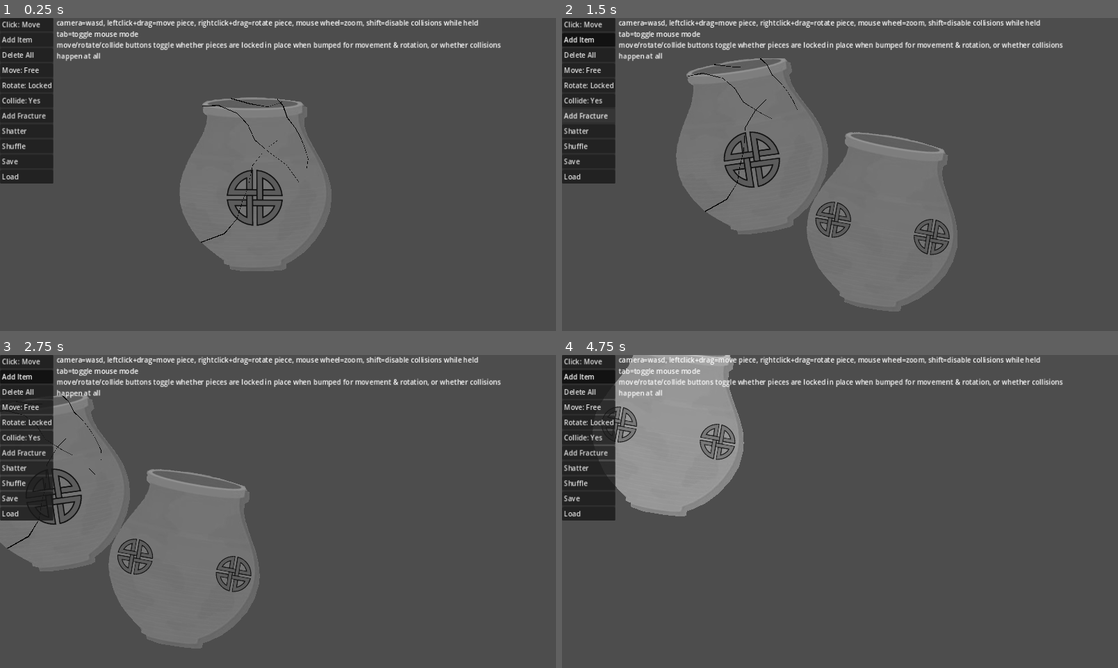
Above: before the commit, frames 1-4 (two rows, left to right).
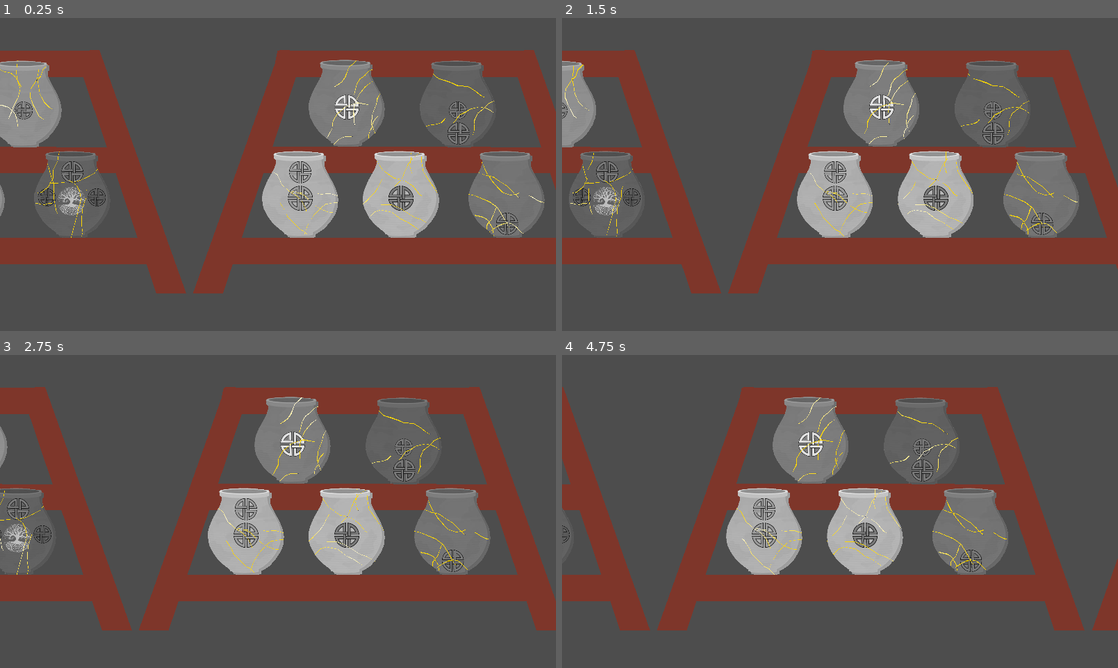
Above: after the commit, the same moments.

Repository: feyrkh/Exploratory
Game: Godot game, scene res://menu/TitleScreen.tscn
The game is run twice, just before and just after one commit, with the same random seed, the same clock (stepped at 60 frames per second) and the same inputs. Before the commit the project starts from res://pottery/CleaningTable.tscn.
Inputs (mouse positions are in pixels of both pictures, inside the frame that each line leads up to):
- Up to frame 1 (0.25 s): no input
- Up to frame 2 (1.5 s): click (589, 39) at 0.5 s, where only the run before the commit has a clickable "Add Item"; click (589, 115) at 1.25 s, where only the run before the commit has a clickable "Add Fracture"
- Up to frame 3 (2.75 s): move the mouse to (400, 495) at 2.02 s; hold D (right) from 2.03 s (still down); hold Middle mouse button (break_item) from 2.03 s (still down); click (400, 495) at 2.17 s
- Up to frame 4 (4.75 s): release D (right) at 2.75 s; release Middle mouse button (break_item) at 2.75 s; drag from (728, 527) to (962, 495) at 2.77 s; move the mouse to (895, 442) at 3.52 s; hold D (right) 3.53-4.25 s; hold Middle mouse button (break_item) 3.53-4.25 s; click (895, 442) at 3.67 s; drag from (812, 574) to (673, 464) at 4.27 s

The runs differ from the first frame. In frame 1, 46% of the frame differs, in the area x 0-100%, y 0-88%; in frame 2, 53%, in the area x 0-100%, y 0-94%; in frame 3, 50%; in frame 4, 48%.

Commit message:
Working on title screen & performance

Diff:
--- a/menu/TitleScreen.gd
+++ b/menu/TitleScreen.gd
@@ -1,27 +1,22 @@
 extends Node2D
 
-var SCROLL_SPEED = 25
 var tables = []
 
 # Called when the node enters the scene tree for the first time.
 func _ready():
 	var offset = randi_range(0, 1000)
-	for i in range(4):
+	for i in range(5):
 		var new_table = load("res://menu/main/DemoTable.tscn").instantiate()
 		new_table.should_load_slowly = false
 		add_child(new_table)
 		new_table.position = Vector2(i * 1000 - offset, 0)
 		tables.append(new_table)
 
+
 # Called every frame. 'delta' is the elapsed time since the previous frame.
 func _process(delta):
-	var dist = delta * SCROLL_SPEED
-	for table in tables:
-		table.position.x -= dist
 	if tables[0].position.x < -1000:
-		var new_table = load("res://menu/main/DemoTable.tscn").instantiate()
-		add_child(new_table)
-		new_table.position = Vector2(new_table.position.x + ((tables.size()-1) * 1000), 0)
-		tables.append(new_table)
-		tables[0].queue_free()
-		tables.pop_front()
+		tables[0].position = Vector2(tables[0].position.x + ((tables.size()) * 1000), 0)
+		#tables.append(new_table)
+		#tables[0].queue_free()
+		tables.append(tables.pop_front())
--- a/menu/main/DemoTable.gd
+++ b/menu/main/DemoTable.gd
@@ -1,31 +1,50 @@
 extends Node2D
-
+const SCROLL_SPEED := 50
 var primes = [79, 83, 89, 97]
 var should_load_slowly = true
 
 func _ready():
+	var noise:FastNoiseLite = null
+	if randf() < 0.3:
+		noise = FastNoiseLite.new()
+		noise.noise_type = FastNoiseLite.TYPE_PERLIN
+		noise.frequency = 0.1
+		noise.fractal_lacunarity = 2
+		noise.fractal_gain = 0.5
+		noise.fractal_octaves = 8
+		noise.fractal_type = FastNoiseLite.FRACTAL_FBM
+		noise.seed = randf()
 	var tree_to_use
 	var num_items = randi_range(2, 5)
 	num_items=5
 	var start_slot = randi_range(0, 4)
 	var prime = primes.pick_random()
 	for i in range(num_items):
-		var item := await ItemBuilder.build_random_item(null, should_load_slowly)
+		var item := await ItemBuilder.build_random_item(null, should_load_slowly, noise, randf_range(0.1, 1.0))
 		item.is_display = true
 		item.scale = (Vector2(0.5, 0.5))
 		var slot = find_child("Slot"+str(start_slot))
 		slot.add_child(item)
 		item.position = Vector2(-(item.bounding_box.size.x/2) * item.scale.x, -(item.bounding_box.size.y) * item.scale.y)
 		start_slot = (start_slot + prime) % 5
-		await(get_tree().process_frame)
-		for j in range(randi_range(3, 12)):
+		if should_load_slowly:
+			await(get_tree().process_frame)
+		for j in range(randi_range(2, 7)):
 			item.random_scar()
-		item.try_shatter(randf_range(0.5, 1.5), true)
-	for i in range(10):
-		await(get_tree().process_frame)
+		if should_load_slowly:
+			await(get_tree().process_frame)
+		item.try_shatter(randf_range(0.5, 1.5), should_load_slowly)
+		if should_load_slowly:
+			for j in range(5):
+				await(get_tree().process_frame)
 	for i in range(5):
 		var slot = find_child("Slot"+str(i))
 		for item in slot.get_children():
-			if item is ArcheologyItem:
+			if is_instance_valid(item) and item is ArcheologyItem:
 				item.build_glue_polygons(item.global_position, 99999999)
-				await(get_tree().process_frame)
+				if should_load_slowly:
+					await(get_tree().process_frame)
+
+func _process(delta):
+	var dist = delta * SCROLL_SPEED
+	position.x -= dist
--- a/pottery/ArcheologyItem.gd
+++ b/pottery/ArcheologyItem.gd
@@ -224,11 +224,12 @@
 		collision_mask &= ~1 # prevent this piece from colliding with elements on layer 1
 		#modulate.a = 0.8
 
-func clone(new_polygon:Array):
+func clone(new_polygon:Array, should_clone_slow=false):
 	## TODO: Make this handle cloning glued items
-	var new_scene = load(scene_file_path).instantiate()
+	var new_scene = preload("res://pottery/ArcheologyItem.tscn").instantiate()
 	new_scene.find_child("Polygon2D").texture = visual_polygons[0].texture
 	new_scene.original_area = original_area
+	new_scene.is_display = is_display
 	get_parent().add_child(new_scene)
 	new_scene.global_position = global_position
 	new_scene.global_rotation = global_rotation
@@ -238,15 +239,18 @@
 	new_scene.lock_rotation = lock_rotation
 	new_scene.scale = scale
 	new_scene.shatter_size = shatter_size
-	for scar in scars.get_children():
-		var new_scar = scar.clone()
-		new_scene.scars.add_child(new_scar)
+	if should_clone_slow:
+		await get_tree().process_frame
+	#for scar in scars.get_children():
+	#	var new_scar = scar.clone()
+	#	new_scene.scars.add_child(new_scar)
+	if should_clone_slow:
+		await get_tree().process_frame
 	for edge in shard_edges.get_children():
 		var new_edge = edge.clone()
 		new_scene.shard_edges.add_child(new_edge)
 	new_scene.shattering_in_progress = shattering_in_progress
 	new_scene.find_child("Polygon2D").save_data = polygon.save_data
-	new_scene.is_display = is_display
 
 	return new_scene
 
@@ -437,8 +441,56 @@
 		#working_polygons = new_polygons
 	#for poly in working_polygons:
 
-
-func try_shatter(shatter_width:float = Global.shatter_width, should_shatter_slow:bool=false):
+func try_shatter(shatter_width:float = Global.shatter_width, should_shatter_slow:bool=true):
+	shattering_in_progress = false
+	shatter_size = shatter_width
+	var scar_lines:Array = scars.get_children().map(
+		func(scar):
+			add_unconditional_underlay(scar.get_child(0).points)
+			scar.queue_free()
+			return scar.get_child(0).points
+	)
+	var scar_polys:Array = scar_lines.map(func(scar_line): return MyGeom.inflate_polyline(scar_line, shatter_size))
+	var collision_polygon_list:Array = collision_polygons.map(func(node): return node.polygon)
+	var new_collision_polygons = []
+	#var new_polygons_created = true
+
+#	while new_polygons_created:
+#		new_polygons_created = false
+	var useful_scars
+	for scar_poly in scar_polys:
+		if should_shatter_slow and randf() < 0.1:
+			await get_tree().process_frame
+		for collision_polygon in collision_polygon_list:
+			# intersect our break path with our existing polygon
+			var clipped_polygons = Geometry2D.clip_polygons(collision_polygon, scar_poly)
+			if clipped_polygons.size() != 1:
+				new_collision_polygons.append_array(clipped_polygons)
+			elif clipped_polygons.size() == 1 :
+				new_collision_polygons.append(clipped_polygons[0])
+		collision_polygon_list = new_collision_polygons
+		new_collision_polygons = []
+
+
+	for i in range(0, collision_polygon_list.size()):
+		if should_shatter_slow:
+			await get_tree().process_frame
+		var new_item = await clone(collision_polygon_list[i], should_shatter_slow)
+		new_item.refresh_polygon()
+	queue_free()
+
+func vector_arrays_equal(arr1:PackedVector2Array, arr2:PackedVector2Array) -> bool:
+	if arr1.size() != arr2.size():
+		return false
+	var hash1 = 0
+	var hash2 = 0
+	for a in arr1:
+		hash1 += a.length_squared()
+	for b in arr2:
+		hash2 += b.length_squared()
+	return abs(hash1 - hash2) < 0.01
+
+func try_shatter_old(shatter_width:float = Global.shatter_width, should_shatter_slow:bool=false):
 	shattering_in_progress = false
 	shatter_size = shatter_width
 	# look at each scar in turn
@@ -510,7 +562,7 @@
 	for i in range(1, clipped_polygons.size()):
 		if should_shatter_slow and randf() < 0.5:
 			await get_tree().process_frame
-		var new_item = clone(clipped_polygons[i])
+		var new_item = await clone(clipped_polygons[i])
 		new_item.refresh_polygon()
 		#new_item.apply_central_impulse(Vector2.ONE.rotated(deg_to_rad(randf_range(0, 360))) * 260)
 	# replace our current collision polygon with the first polygon we found
@@ -522,9 +574,9 @@
 	#var start_pos = collision.polygon[start_pos_idx] + randf_range(0, 1) * (collision.polygon[(start_pos_idx+1)%collision.polygon.size()] - collision.polygon[start_pos_idx])
 	var start_pos = get_random_edge_point()
 	var end_pos = center
-	var len = start_pos.distance_to(end_pos)
+	var len = start_pos.distance_to(end_pos) * 2
 	#scar.generate_scar(collision.polygon, start_pos, randf_range(len/2, len*2), start_angle, 0, 1.0, 1.0)
-	specific_scar(start_pos, end_pos + Vector2.ONE.rotated(deg_to_rad(randf_range(0, 360))) * randf_range(len/2, len), PI/6, 0.1, 0.2)
+	specific_scar(start_pos, end_pos + Vector2.ONE.rotated(deg_to_rad(randf_range(0, 360))) * randf_range(len/6, len/5), PI/6, 0.1, 0.2)
 
 func specific_scar(start_pos:Vector2, end_pos:Vector2, max_deviation:float=0, min_segment_len:float=1.0, max_segment_len:float=1.0):
 	var start_angle = start_pos.angle_to_point(end_pos)
@@ -609,6 +661,17 @@
 		edge.add_child(line)
 		shard_edges.add_child(edge)
 
+func add_unconditional_underlay(break_path):
+	var edge = load("res://pottery/ItemShardEdge.tscn").instantiate()
+	var line = load("res://pottery/ItemShardEdgeLine.tscn").instantiate()
+	if break_path.size() == 2:
+		#print("Zero width path found")
+		var new_pt = break_path[0] - (break_path[0] - break_path[1])/2
+		break_path.insert(1, new_pt)
+	line.points = break_path
+	edge.add_child(line)
+	shard_edges.add_child(edge)
+
 func glue(other:ArcheologyItem):
 	for child in other.get_children():
 		if child is ItemPolygon2D or child is CollisionPolygon2D:
--- a/pottery/ArcheologyItem.tscn
+++ b/pottery/ArcheologyItem.tscn
@@ -57,10 +57,5 @@
 offset_bottom = -38.0
 text = "structure 100%"
 
-[node name="Timer" type="Timer" parent="."]
-wait_time = 2.0
-autostart = true
-
 [connection signal="mouse_shape_entered" from="." to="." method="_on_mouse_shape_entered"]
 [connection signal="mouse_shape_exited" from="." to="." method="_on_mouse_shape_exited"]
-[connection signal="timeout" from="Timer" to="." method="_on_timer_timeout"]
--- a/pottery/PaintPoly.gd
+++ b/pottery/PaintPoly.gd
@@ -10,8 +10,8 @@
 	viewport.add_child(_pen)
 	_pen.draw.connect(_on_draw)
 
-func _process(_delta):
-	_pen.queue_redraw()
+#func _process(_delta):
+#	_pen.queue_redraw()
 
 func resize(new_top_left:Vector2, new_bot_right:Vector2):
 	polygon = [new_top_left, Vector2(new_bot_right.x, new_top_left.y), new_bot_right, Vector2(new_top_left.x, new_bot_right.y)]
--- a/project.godot
+++ b/project.godot
@@ -11,7 +11,7 @@
 [application]
 
 config/name="Exploratory"
-run/main_scene="res://pottery/CleaningTable.tscn"
+run/main_scene="res://menu/TitleScreen.tscn"
 config/features=PackedStringArray("4.2", "Mobile")
 run/max_fps=30
 config/icon="res://icon.svg"
@@ -26,6 +26,7 @@
 window/size/viewport_width=1280
 window/size/viewport_height=720
 window/stretch/mode="canvas_items"
+window/vsync/vsync_mode=3
 
 [input]
 
@@ -105,6 +106,10 @@
 2d_physics/layer_1="PieceCollision"
 2d_physics/layer_2="PieceOverlap"
 
+[physics]
+
+2d/run_on_separate_thread=true
+
 [rendering]
 
 renderer/rendering_method="mobile"
--- a/test/BlendImages.tscn
+++ b/test/BlendImages.tscn
@@ -1,23 +1,17 @@
-[gd_scene load_steps=5 format=3 uid="uid://csal0lcemnv87"]
+[gd_scene load_steps=2 format=3 uid="uid://csal0lcemnv87"]
 
-[ext_resource type="Texture2D" uid="uid://dn1rg4484mtx2" path="res://art/item/pot_gray.png" id="1_faho3"]
-[ext_resource type="Texture2D" uid="uid://tdw6t04erduj" path="res://art/item/shield_knot1.png" id="2_jixcg"]
-[ext_resource type="Texture2D" uid="uid://cvcfalytffp74" path="res://art/item/knot_band1.png" id="3_hk18c"]
 [ext_resource type="Script" path="res://test/ConstructiveTexture.gd" id="4_a156m"]
 
 [node name="BlendImages" type="Node2D"]
 
 [node name="PotGray" type="Sprite2D" parent="."]
 position = Vector2(903, 305.5)
-texture = ExtResource("1_faho3")
 
 [node name="ShieldKnot1" type="Sprite2D" parent="."]
 position = Vector2(901, 403.5)
-texture = ExtResource("2_jixcg")
 
 [node name="KnotBand1" type="Sprite2D" parent="."]
 position = Vector2(896, 230.5)
-texture = ExtResource("3_hk18c")
 
 [node name="ConstructiveTexture" type="Polygon2D" parent="."]
 color = Color(1, 1, 1, 0)
--- a/util/ImageMerger.gd
+++ b/util/ImageMerger.gd
@@ -14,13 +14,13 @@
 			await modulate_image(base_img, merge_info.modulate, null, 0, tree)
 		else:
 			var overlay_img = merge_info.img
-			await modulate_image(overlay_img, merge_info.modulate, noise, noise_cutoff, tree)
+			await modulate_image(overlay_img, merge_info.modulate, noise, noise_cutoff, tree, merge_info.position)
 			base_img.blend_rect(overlay_img, overlay_img.get_used_rect(), merge_info.position)
 		if tree:
 			await(tree.process_frame)
 	return ImageTexture.create_from_image(base_img)
 
-static func modulate_image(img:Image, color:Color, noise:FastNoiseLite, noise_cutoff:float, tree:SceneTree=null):
+static func modulate_image(img:Image, color:Color, noise:FastNoiseLite, noise_cutoff:float, tree:SceneTree=null, noise_offset:Vector2=Vector2.ZERO):
 	for y in img.get_height():
 		if tree and randf() < 0.3:
 			await(tree.process_frame)
@@ -28,7 +28,7 @@
 			var c:Color = img.get_pixel(x, y)
 			if c.a > 0:
 				if noise != null:
-					var n = (0.5 + noise.get_noise_2d(x/5.0, y/5.0))
+					var n = (0.5 + noise.get_noise_2d((noise_offset.x+x)/5.0, (noise_offset.y+y)/5.0))
 					if n < noise_cutoff:
 						c.a = c.a * n
 				img.set_pixel(x, y, c * color)
--- a/util/ItemBuilder.gd
+++ b/util/ItemBuilder.gd
@@ -128,7 +128,7 @@
 	return await ImageMerger.merge_images(image_details)
 
 
-func build_random_item(base_item_name=null, should_load_slowly=false) -> ArcheologyItem:
+func build_random_item(base_item_name=null, should_load_slowly=false, noise:FastNoiseLite=null, noise_cutoff:float=1.0) -> ArcheologyItem:
 	if base_item_name == null:
 		base_item_name = base_item_names.pick_random()
 	print("Building random item with ", base_item_name)
@@ -255,7 +255,7 @@
 		save_data_item.size = shadow_details.img.get_size()
 		save_data.append(save_data_item)
 
-	var combined_img := await ImageMerger.merge_images(image_details, null, 1.0, get_tree() if should_load_slowly else null)
+	var combined_img := await ImageMerger.merge_images(image_details, noise, noise_cutoff, get_tree() if should_load_slowly else null)
 	retval_img.texture = combined_img
 	retval.find_child("Polygon2D").save_data = save_data
 
@@ -303,12 +303,14 @@
 		return
 	item.type = data['type']
 	if item.type in IMAGE_TYPES:
-		if !FileAccess.file_exists(dir_name+file_name_prefix+".png"):
+		var texture:Texture2D = load(dir_name+file_name_prefix+".png")
+		if !texture:
 			print("Found an item/deco config file, but it doesn't have a matching .png file, can't use this one!")
 			return
-		item.img_size = load(dir_name+file_name_prefix+".png").get_size()
+		item.img_size = texture.get_size()
 	if item.type == 'base':
-		if !FileAccess.file_exists(dir_name+file_name_prefix+'_collider.tscn'):
+		var scene:PackedScene = load(dir_name+file_name_prefix+'_collider.tscn')
+		if !scene:
 			print("Found a base item config file, but it doesn't have a matching ", file_name_prefix+'_collider.tscn', " file, can't use this one!")
 			return
 	if data.get('min_scale') != null:
Not shown, changed: art/item/knot_band1.png.import
Not shown, changed: art/item/pot_gray.png.import
Not shown: 1 places in art/item/pot_gray_collider.tscn that only renumber resources
Not shown, changed: art/item/shield_knot1.png.import
Not shown, changed: art/item/tree.png.import
